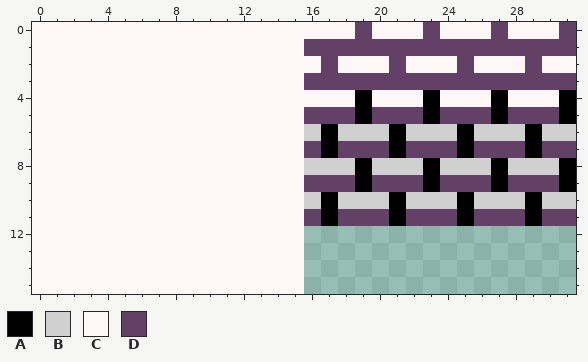
One commit to this pixel-art file: src/project/data/sprites/tiles/bricks.aseprite. The picture above is the old version.
32x16 pixels, 1 frame.
Palette (. is transparent): A #000000  B #d0d0d0  C #fff7f7  D #634065
Pixels before, first column x 0:
 0 CCCCCCCCCCCCCCCCCCCDCCCDCCCDCCCD
 1 CCCCCCCCCCCCCCCCDDDDDDDDDDDDDDDD
 2 CCCCCCCCCCCCCCCCCDCCCDCCCDCCCDCC
 3 CCCCCCCCCCCCCCCCDDDDDDDDDDDDDDDD
 4 CCCCCCCCCCCCCCCCCCCACCCACCCACCCA
 5 CCCCCCCCCCCCCCCCDDDADDDADDDADDDA
 6 CCCCCCCCCCCCCCCCBABBBABBBABBBABB
 7 CCCCCCCCCCCCCCCCDADDDADDDADDDADD
 8 CCCCCCCCCCCCCCCCBBBABBBABBBABBBA
 9 CCCCCCCCCCCCCCCCDDDADDDADDDADDDA
10 CCCCCCCCCCCCCCCCBABBBABBBABBBABB
11 CCCCCCCCCCCCCCCCDADDDADDDADDDADD
12 CCCCCCCCCCCCCCCC................
13 CCCCCCCCCCCCCCCC................
14 CCCCCCCCCCCCCCCC................
15 CCCCCCCCCCCCCCCC................
The same view after the edit:
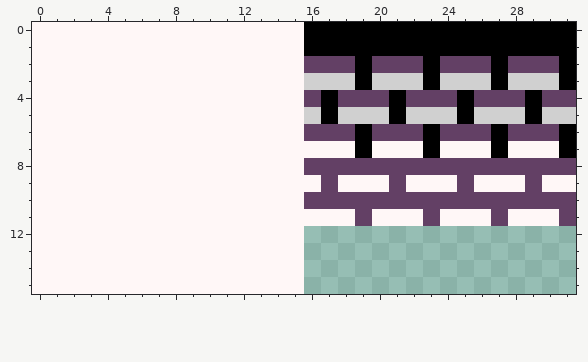
The edit:
Colour B becomes colour A in row 6 at x 19, 23, 27 and 31.
Colour C becomes colour A in row 0 at x 16 to 18, 20 to 22, 24 to 26 and 28 to 30; in row 2 at x 19, 23, 27 and 31; in row 4 at x 17, 21, 25 and 29.
Colour D becomes colour A in row 0 at x 19, 23, 27 and 31; in row 1 at x 16 to 31; in row 3 at x 19, 23, 27 and 31; in row 5 at x 17, 21, 25 and 29; in row 7 at x 19, 23, 27 and 31.
Colour A becomes colour B in row 5 at x 19, 23, 27 and 31.
Colour D becomes colour B in row 3 at x 16 to 18, 20 to 22, 24 to 26 and 28 to 30; in row 5 at x 16, 18, 20, 22, 24, 26, 28 and 30.
Colour A becomes colour C in row 7 at x 17, 21, 25 and 29; in row 9 at x 19, 23, 27 and 31; in row 11 at x 17, 21, 25 and 29.
Colour D becomes colour C in row 7 at x 16, 18, 20, 22, 24, 26, 28 and 30; in row 9 at x 16, 18, 20, 22, 24, 26, 28 and 30; in row 11 at x 16, 18, 20, 22, 24, 26, 28 and 30.
Colour A becomes colour D in row 4 at x 19, 23, 27 and 31; in row 6 at x 17, 21, 25 and 29; in row 8 at x 19, 23, 27 and 31; in row 10 at x 17, 21, 25 and 29.
Colour B becomes colour D in row 6 at x 16, 18, 20, 22, 24, 26, 28 and 30; in row 8 at x 16 to 18, 20 to 22, 24 to 26 and 28 to 30; in row 10 at x 16, 18 to 20, 22 to 24, 26 to 28 and 30 to 31.
Colour C becomes colour D in row 2 at x 16, 18, 20, 22, 24, 26, 28 and 30; in row 4 at x 16, 18, 20, 22, 24, 26, 28 and 30.
